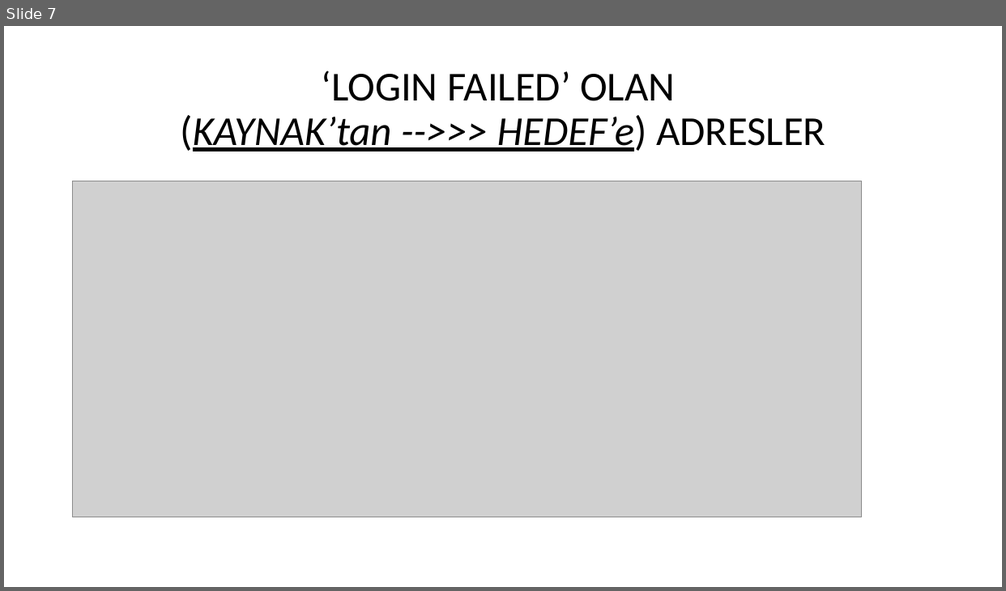
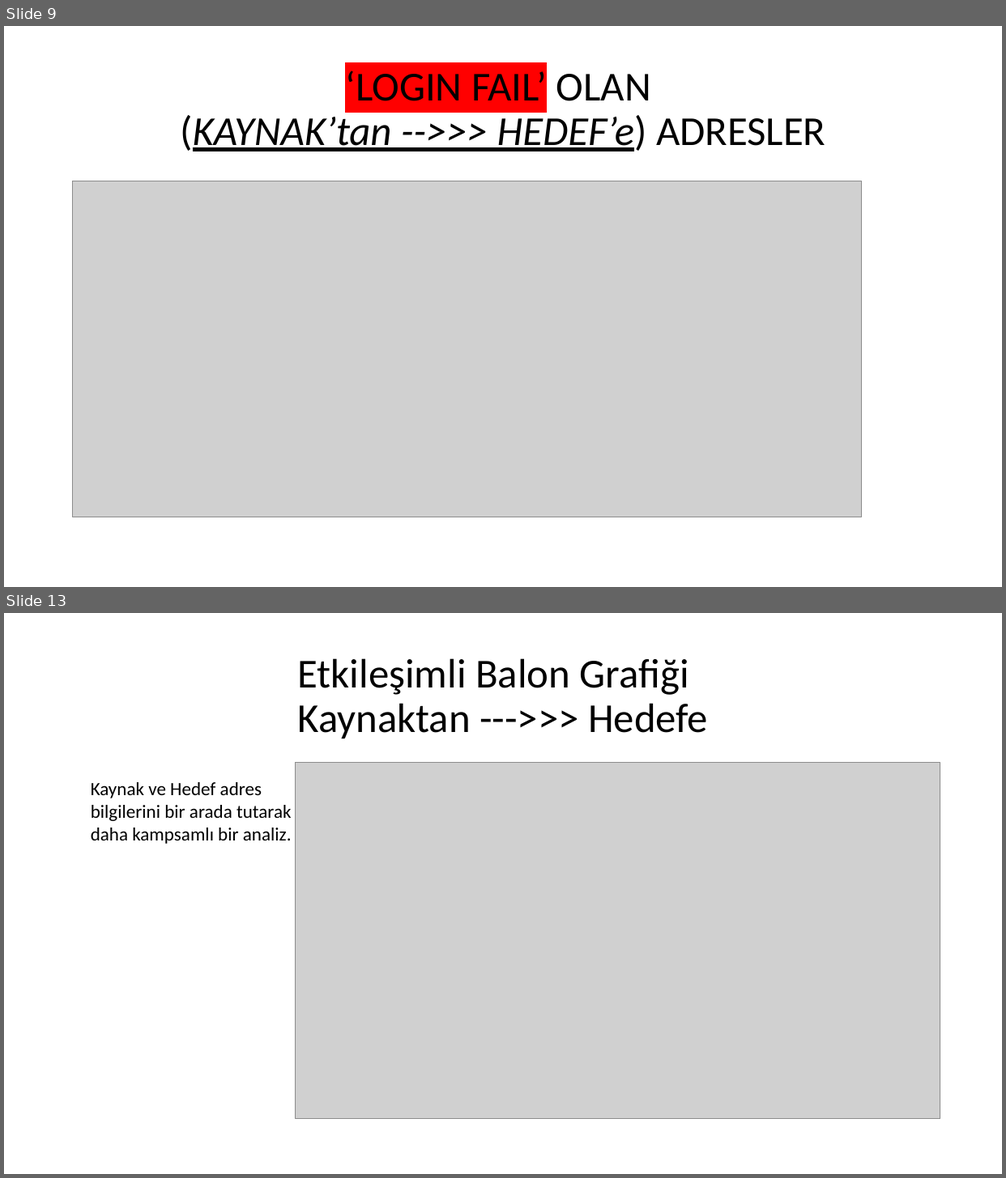
Before and after one commit to euphratesk/portf, a slide deck: Portfolio/ML/Classification Models/NextRay/NetworkTraffic.pptx. Shown one above the other, each under a label of ours: slide 7 before the commit, slides 9 and 13 after it; the slides between them are not shown. The pictures are 1006x591 and 1006x1178 pixels, drawn with LibreOffice and Linux fonts; fonts in the diff are those of the drawing; grey boxes stand for pictures. Boxes give left, top, right and bottom in pixels: in the first picture for what was removed or moved away, otherwise in the second. Text is boxed around its words. In the diff, an @@ line names an element or a change of style, - is before the commit and + after.

```diff
--- a/Portfolio/ML/Classification Models/NextRay/NetworkTraffic.pptx
+++ b/Portfolio/ML/Classification Models/NextRay/NetworkTraffic.pptx
@@ slide 13 added at [4,613,1002,1174], background #FFFFFF @@
@@ title added at [298,658,708,739], 39.6 pt, text #000000 @@
+Etkileşimli Balon Grafiği
+Kaynaktan --->>> Hedefe
@@ text added at [91,782,292,844], 18 pt, text #000000 @@
+Kaynak ve Hedef adres bilgilerini bir arada tutarak
+daha kampsamlı bir analiz.
@@ picture added at [296,763,940,1119] @@
@@ what was slide 7 is now slide 9 @@
@@ slide 9 changed as well @@
@@ title at [180,71,825,152]: text changed @@
-‘LOGIN FAILED’ OLAN
-(KAYNAK’tan -->>> HEDEF’e) ADRESLER
+‘LOGIN FAIL’ OLAN
+(KAYNAK’tan -->>> HEDEF’e) ADRESLER
```
Also in this commit, not shown: 7 other slides changed, 8 other slides added, 2 other files.
